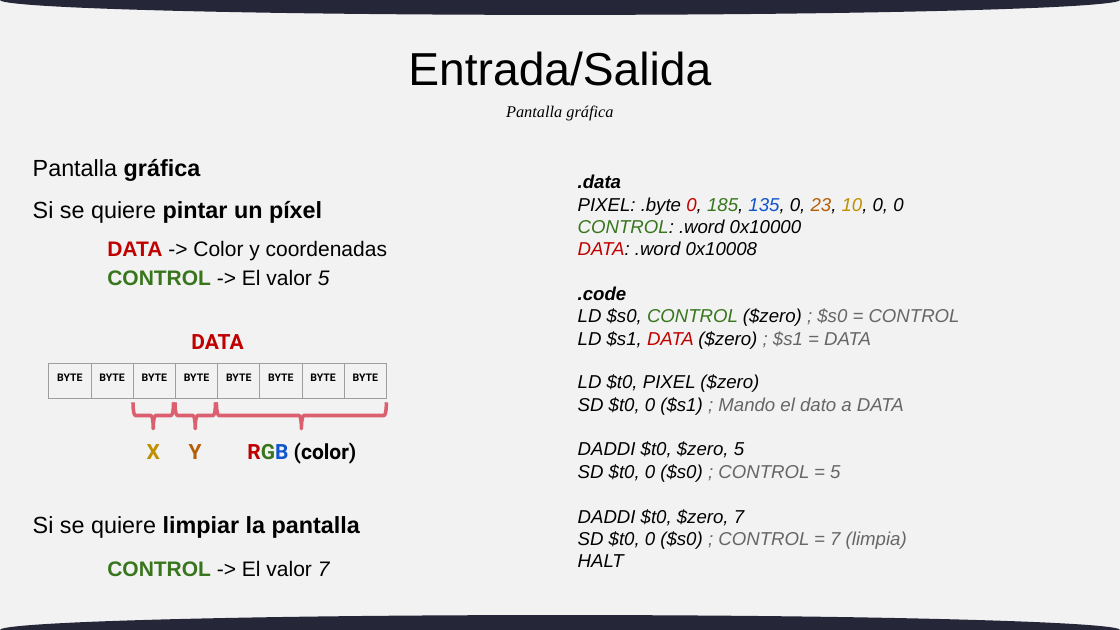
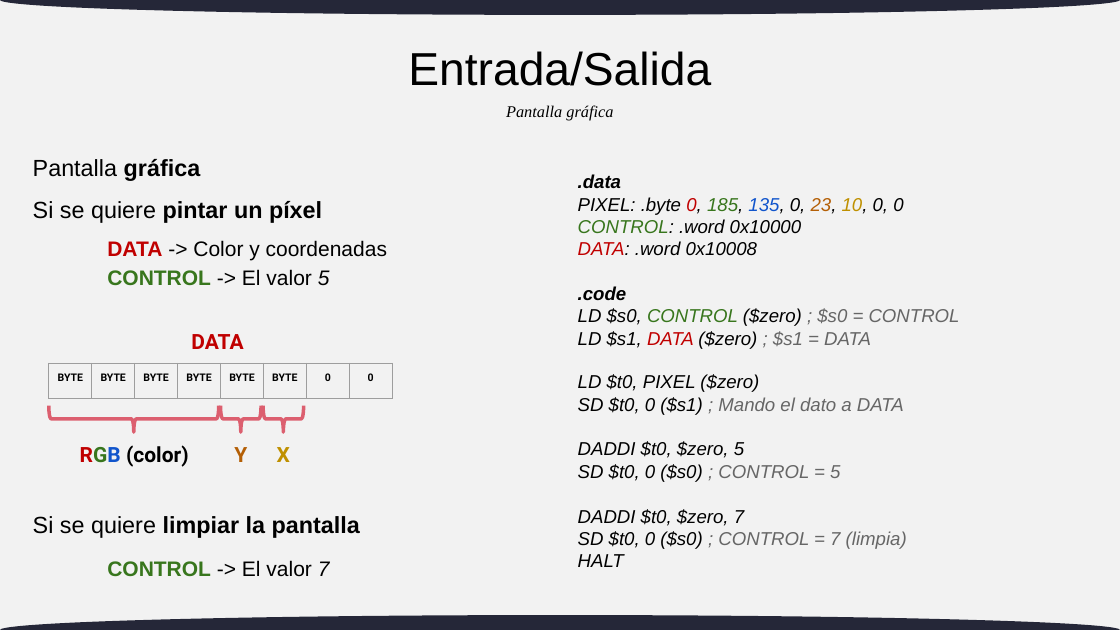
Before and after one commit to Fabian-Martinez-Rincon/Arquitectura-de-Computadoras, a slide deck: slide 6 of Practicas/Practica_6/Práctica 6 - Entrada_Salida (Pública).pptx. Drawn at 1120x630 pixels with LibreOffice and Linux fonts; fonts in the diff are those of the drawing. Boxes give left, top, right and bottom in pixels: in the first picture for what was removed or moved away, otherwise in the second. Text is boxed around its words. In the diff, an @@ line names an element or a change of style, - is before the commit and + after.

```diff
--- a/Practicas/Practica_6/Práctica 6 - Entrada_Salida (Pública).pptx
+++ b/Practicas/Practica_6/Práctica 6 - Entrada_Salida (Pública).pptx
@@ table at [49, 364, 392, 399] @@
-row 1, column 7: BYTE
+row 1, column 7: 0
-row 1, column 8: BYTE
+row 1, column 8: 0
@@ table: place and size @@
-table at [49, 364, 385, 630]
+table at [49, 364, 392, 399]
@@ right brace: place and size @@
-right brace at [216, 403, 386, 429]
+right brace at [48, 406, 218, 432]
@@ right brace: place and size @@
-right brace at [175, 403, 216, 429]
+right brace at [221, 406, 261, 432]
@@ right brace: place and size @@
-right brace at [133, 403, 174, 429]
+right brace at [263, 406, 304, 432]
@@ text "RGB (color)": place and size @@
-text "RGB (color)" at [247, 442, 357, 464]
+text "RGB (color)" at [80, 445, 189, 467]
@@ text "Y": place and size @@
-text "Y" at [189, 444, 202, 459]
+text "Y" at [234, 447, 247, 462]
@@ text "X": place and size @@
-text "X" at [147, 444, 160, 459]
+text "X" at [277, 447, 290, 462]
```
Also in this commit, not shown: 1 other slide changed, 15 other files.
